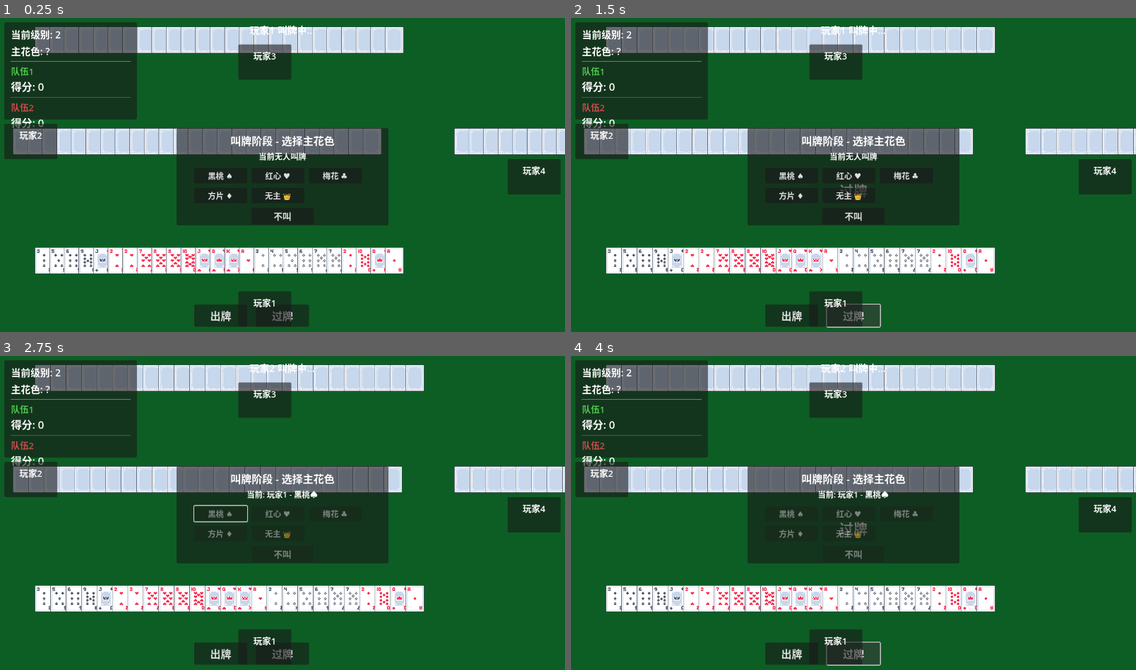
Above: before the commit, frames 1-4 (two rows, left to right).
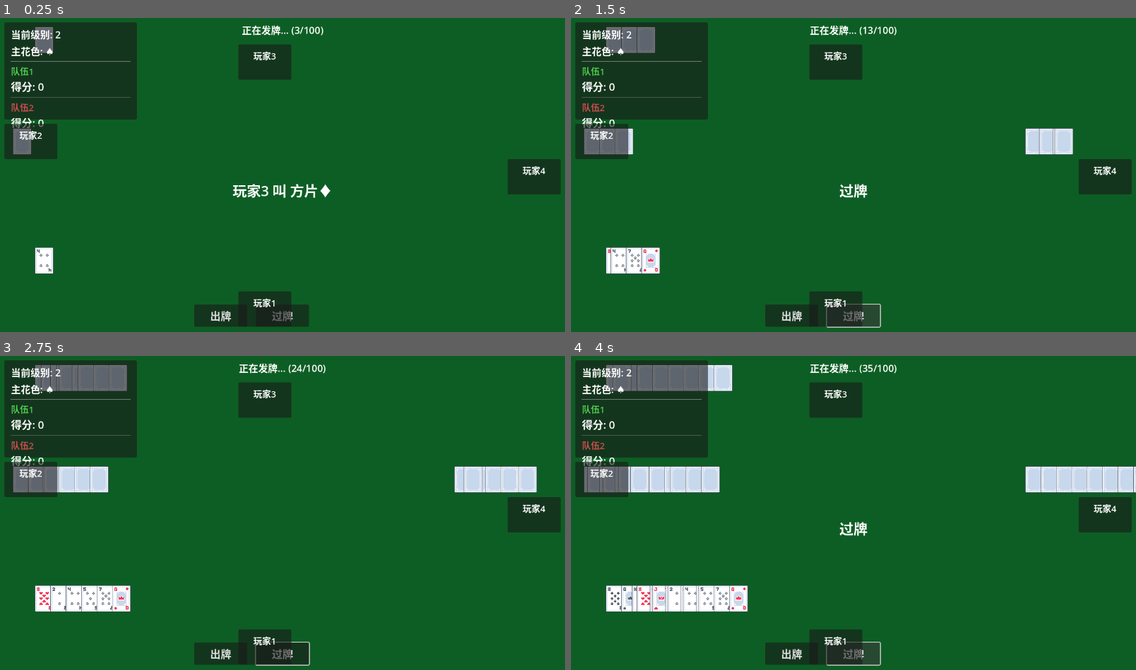
Above: after the commit, the same moments.

Repository: Eda-1121/Video-game-development
Game: Godot game, scene res://scenes/main.tscn
Two runs of this game, one before a commit and one after it. Both use one fixed random seed, a clock stepped at 60 frames per second and the inputs below.
Inputs (mouse positions are in pixels of both pictures, inside the frame that each line leads up to):
- Up to frame 1 (0.25 s): no input
- Up to frame 2 (1.5 s): click "出牌" at 0.5 s; click "过牌" at 1.25 s
- Up to frame 3 (2.75 s): click (220, 513) at 2 s, where only the run before the commit has a clickable "黑桃 ♠"
- Up to frame 4 (4 s): click "出牌" at 2.75 s; click "过牌" at 3.5 s

The runs differ from the first frame. In frame 1, 26% of the frame differs, in the area x 4-100%, y 2-82%; in frame 2, 25%; in frame 3, 23%; in frame 4, 21%.

Commit message:
实现边发牌边叫牌机制
新特性:
1. 修改游戏阶段为 DEALING_AND_BIDDING（发牌+叫牌同时进行）
2. 实现逐张发牌系统，庄家逐张发牌给所有玩家
3. 每发一张牌后检查该玩家是否可以叫牌
4. 人类玩家拿到当前级别的牌时，启用叫牌按钮
5. AI玩家自动判断是否叫牌（单张或对子）
6. 发牌过程中显示进度（已发牌数/总牌数）
7. 发牌完成后确定主牌并进入埋底阶段

游戏流程优化:
- 旧流程: 发完所有牌 → 叫牌阶段 → 埋底 → 出牌
- 新流程: 边发牌边叫牌 → 埋底 → 出牌

技术实现:
- start_dealing_cards(): 逐张发牌主函数
- check_and_handle_bidding(): 检查并处理叫牌
- finish_dealing(): 发牌完成后的处理
- 修改 _on_player_bid_made 支持发牌过程中叫牌

🤖 Generated with [Claude Code](https://claude.com/claude-code)

Co-Authored-By: Claude <noreply@anthropic.com>

Diff:
--- a/扑克牌游戏-升级/scripts/game_manager.gd
+++ b/扑克牌游戏-升级/scripts/game_manager.gd
@@ -1,11 +1,11 @@
 # game_manager.gd - Phase 2 完整版游戏管理器
 extends Node
 
-enum GamePhase { BIDDING, BURYING, PLAYING, SCORING }
+enum GamePhase { DEALING_AND_BIDDING, BURYING, PLAYING, SCORING }
 
 var deck: Deck
 var players: Array[Player] = []
-var current_phase: GamePhase = GamePhase.BIDDING
+var current_phase: GamePhase = GamePhase.DEALING_AND_BIDDING
 
 var trump_suit: Card.Suit = Card.Suit.SPADE
 var current_level: int = 2
@@ -84,37 +84,156 @@
 		"player_id": -1
 	}
 	bidding_round = 0
-	current_phase = GamePhase.BIDDING
+	current_phase = GamePhase.DEALING_AND_BIDDING
 
 	deck.shuffle()
-	bottom_cards = deck.deal_to_players(players)
+
+	# 留出底牌
+	for _i in 8:
+		if deck.cards.size() > 0:
+			bottom_cards.append(deck.cards.pop_back())
 
 	players[dealer_index].is_dealer = true
 
-	await get_tree().process_frame
-	# 玩家1（人类）显示正面
-	players[0].show_cards(true)
-	players[0].visible = true
-
-	# AI玩家显示背面（可以看到他们有牌，但看不到具体内容）
-	for i in range(1, 4):
-		players[i].show_cards(false)
-		players[i].visible = true
-
+	# 初始化UI
 	if ui_manager:
 		ui_manager.update_level(current_level)
 		ui_manager.update_trump_suit("?")
 		ui_manager.update_team_scores(0, 0)
-		ui_manager.update_turn_message("叫牌阶段 - 请选择主花色")
-
-		# 显示叫牌UI
+		ui_manager.update_turn_message("正在发牌...")
+
+		# 显示叫牌UI（但按钮禁用）
 		if ui_manager.has_node("BiddingUI"):
 			var bidding_ui = ui_manager.get_node("BiddingUI")
-			bidding_ui.show_bidding_ui(true)
+			bidding_ui.show_bidding_ui(false)
 			bidding_ui.update_current_bid("当前无人叫牌")
 
 	phase_changed.emit(current_phase)
-	start_bidding_phase()
+
+	# 等待一帧后开始逐张发牌
+	await get_tree().process_frame
+	start_dealing_cards()
+
+# =====================================
+# 发牌系统
+# =====================================
+
+func start_dealing_cards():
+	"""开始逐张发牌"""
+	# 确保所有玩家可见
+	for i in range(4):
+		players[i].visible = true
+
+	var total_cards = deck.cards.size()
+	var card_index = 0
+	var current_player = dealer_index
+
+	# 逐张发牌
+	while deck.cards.size() > 0:
+		var card = deck.cards.pop_back()
+		var player = players[current_player]
+
+		# 将牌发给玩家
+		player.receive_cards([card])
+
+		# 设置卡牌显示
+		if player.player_type == Player.PlayerType.HUMAN:
+			card.set_face_up(true, false)  # 人类玩家的牌正面朝上
+		else:
+			card.set_face_up(false, true)  # AI玩家的牌背面朝上
+
+		card_index += 1
+
+		# 更新UI显示发牌进度
+		if ui_manager:
+			ui_manager.update_turn_message("正在发牌... (%d/%d)" % [card_index, total_cards])
+
+		# 检查该玩家是否可以叫牌
+		await check_and_handle_bidding(player, card)
+
+		# 下一个玩家
+		current_player = (current_player + 1) % 4
+
+		# 发牌延迟（让玩家看到发牌过程）
+		await get_tree().create_timer(0.1).timeout
+
+	# 发牌完成
+	finish_dealing()
+
+func check_and_handle_bidding(player: Player, latest_card: Card):
+	"""检查玩家是否可以叫牌，并处理叫牌"""
+	# 检查玩家手里是否有当前级别的牌
+	var level_cards = []
+	for card in player.hand:
+		if card.rank == current_level:
+			level_cards.append(card)
+
+	if level_cards.is_empty():
+		return
+
+	# 计算可以叫的最大张数
+	var suit_counts = {}
+	for card in level_cards:
+		if not suit_counts.has(card.suit):
+			suit_counts[card.suit] = 0
+		suit_counts[card.suit] += 1
+
+	# 找到最多的花色及张数
+	var max_count = 0
+	var max_suit = null
+	for suit in suit_counts:
+		if suit_counts[suit] > max_count:
+			max_count = suit_counts[suit]
+			max_suit = suit
+
+	# 如果是人类玩家且拿到了当前级别的牌
+	if player.player_type == Player.PlayerType.HUMAN and max_count > 0:
+		# 显示叫牌提示
+		if can_make_bid(player, max_suit, max_count):
+			if ui_manager and ui_manager.has_node("BiddingUI"):
+				var bidding_ui = ui_manager.get_node("BiddingUI")
+				bidding_ui.enable_buttons(true)
+			# 等待玩家叫牌或选择不叫（使用超时机制）
+			await get_tree().create_timer(1.0).timeout
+
+	# AI玩家自动叫牌逻辑
+	elif player.player_type == Player.PlayerType.AI:
+		# 如果有对子且可以叫牌
+		if max_count >= 2 and can_make_bid(player, max_suit, 2):
+			make_bid(player, max_suit, 2)
+		# 如果有单张且还没人叫
+		elif max_count >= 1 and current_bid["count"] == 0:
+			make_bid(player, max_suit, 1)
+
+func finish_dealing():
+	"""发牌完成，确定主牌"""
+	if ui_manager:
+		ui_manager.update_turn_message("发牌完成")
+
+		# 隐藏叫牌UI
+		if ui_manager.has_node("BiddingUI"):
+			var bidding_ui = ui_manager.get_node("BiddingUI")
+			bidding_ui.hide_bidding_ui()
+
+	# 如果没人叫牌，默认庄家队叫黑桃
+	if current_bid["count"] == 0:
+		trump_suit = Card.Suit.SPADE
+		current_bid["team"] = players[dealer_index].team
+	else:
+		trump_suit = current_bid["suit"]
+		dealer_index = current_bid["player_id"]  # 叫到主的人成为庄家
+
+	if ui_manager:
+		ui_manager.update_trump_suit(get_trump_symbol())
+		ui_manager.show_center_message("队伍%d 叫到主: %s" % [current_bid["team"] + 1, get_trump_symbol()], 2.0)
+
+	await get_tree().create_timer(2.0).timeout
+
+	# 进入埋底阶段
+	if players[dealer_index].player_type == Player.PlayerType.HUMAN:
+		start_burying_phase()
+	else:
+		ai_bury_bottom()
 
 # =====================================
 # 叫牌系统
@@ -149,23 +268,29 @@
 
 func _on_player_bid_made(suit: Card.Suit, count: int):
 	"""玩家做出叫牌"""
-	var current_player = players[current_player_index]
+	# 在发牌阶段，玩家1（人类）叫牌
+	var player = players[0]
 
 	# 验证叫牌是否有效
-	if not can_make_bid(current_player, suit, count):
+	if not can_make_bid(player, suit, count):
 		if ui_manager:
 			ui_manager.show_center_message("叫牌无效!", 1.5)
 		return
 
 	# 执行叫牌
-	make_bid(current_player, suit, count)
-
-	# 下一个玩家
-	next_bidding_turn()
+	make_bid(player, suit, count)
+
+	# 禁用叫牌按钮
+	if ui_manager and ui_manager.has_node("BiddingUI"):
+		var bidding_ui = ui_manager.get_node("BiddingUI")
+		bidding_ui.enable_buttons(false)
 
 func _on_player_bid_passed():
 	"""玩家选择不叫"""
-	next_bidding_turn()
+	# 禁用叫牌按钮
+	if ui_manager and ui_manager.has_node("BiddingUI"):
+		var bidding_ui = ui_manager.get_node("BiddingUI")
+		bidding_ui.enable_buttons(false)
 
 func can_make_bid(player: Player, suit: Card.Suit, count: int) -> bool:
 	"""检查是否可以叫牌"""
